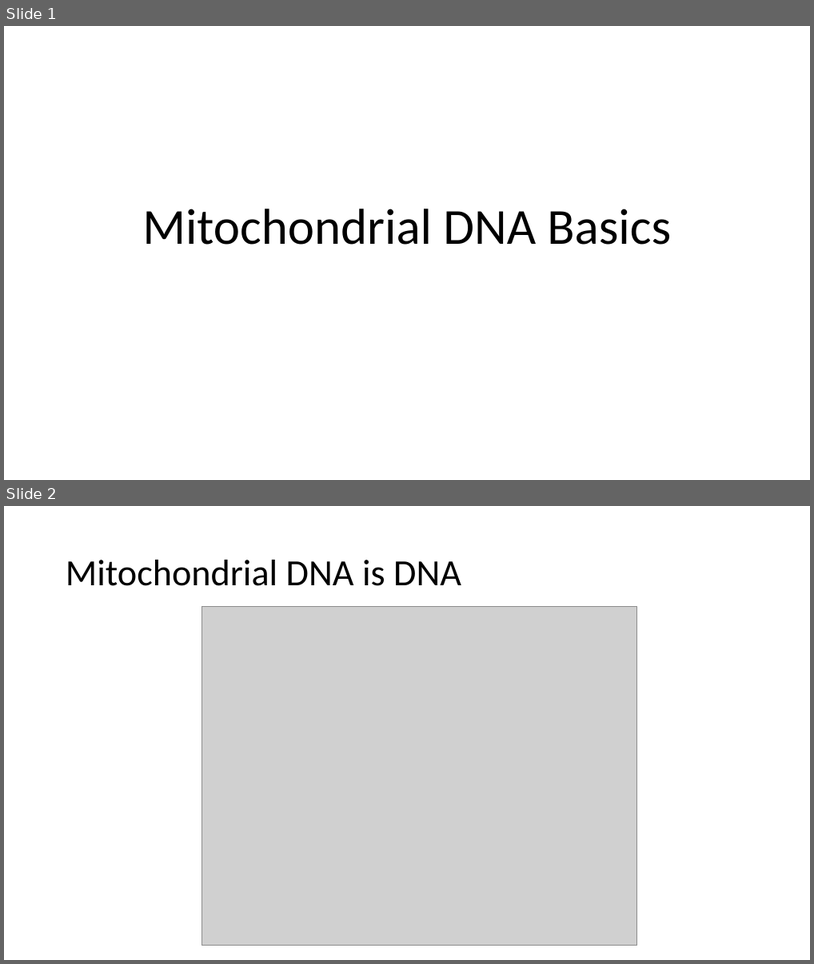
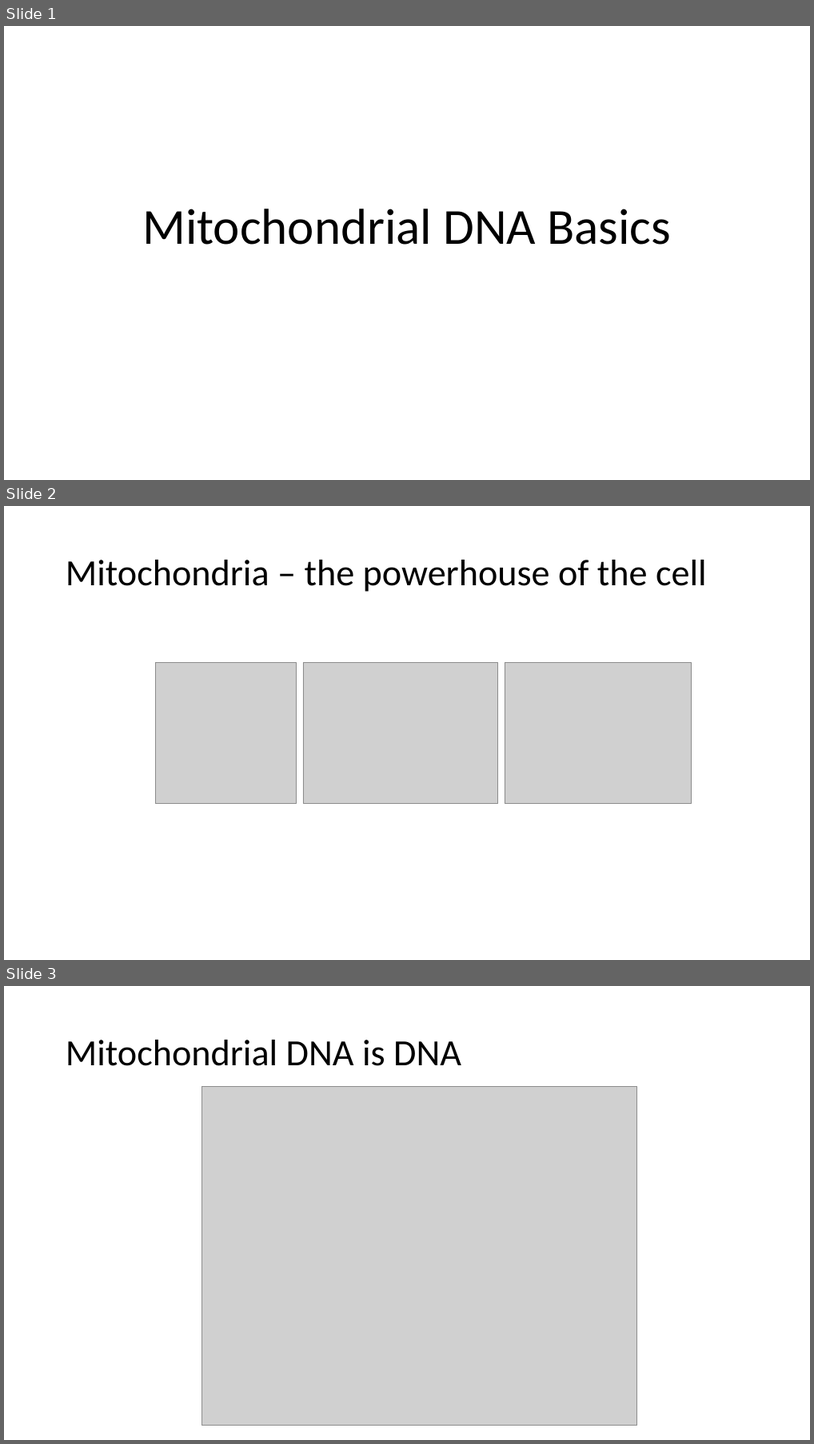
Before and after one commit to JasonJWilliamsNY/science_institute_2019_materials, a slide deck: slides/mitochondrial_DNA_basics.pptx. Shown one above the other, each under a label of ours: slides 1 and 2 before the commit, slides 1, 2 and 3 after it. The pictures are 814x964 and 814x1444 pixels, drawn with LibreOffice and Linux fonts; fonts in the diff are those of the drawing; grey boxes stand for pictures. Boxes give left, top, right and bottom in pixels: in the first picture for what was removed or moved away, otherwise in the second. Text is boxed around its words. In the diff, an @@ line names an element or a change of style, - is before the commit and + after.

```diff
--- a/slides/mitochondrial_DNA_basics.pptx
+++ b/slides/mitochondrial_DNA_basics.pptx
@@ slide 2 added at (4, 506, 810, 960), background #FFFFFF @@
@@ title added at (66, 560, 707, 592), 44 pt, text #000000 @@
+Mitochondria – the powerhouse of the cell
@@ picture added at (155, 662, 296, 803) @@
@@ picture added at (303, 662, 498, 803) @@
@@ picture added at (505, 662, 691, 803) @@
@@ what was slide 2 is now slide 3 @@
```
Also in this commit, not shown: 4 other files.
